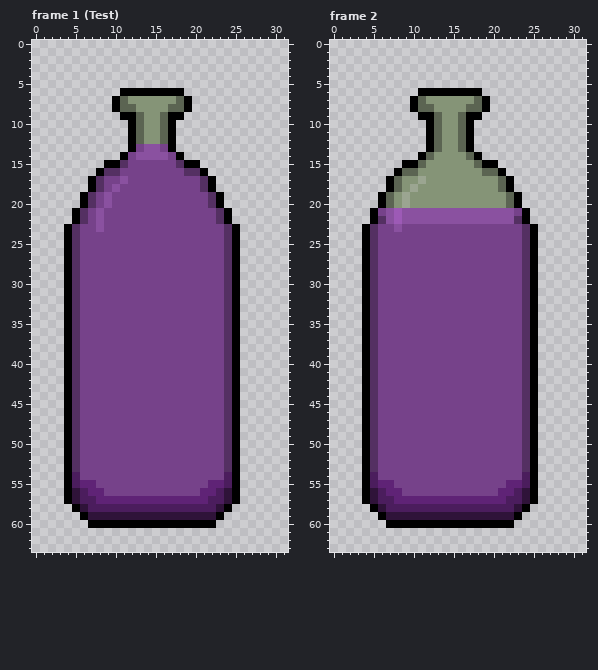
Pixel-art file, stored at assets/textures/bottle/bottle_glouglou.aseprite. This is how it looked before the edit.
32x64 pixels, 3 frames. Colours within 5 levels of each other are drawn and written as one. Shown: frame 1 (Test), frame 2. The commit also changed other frames, which this record leaves out.
After the commit:
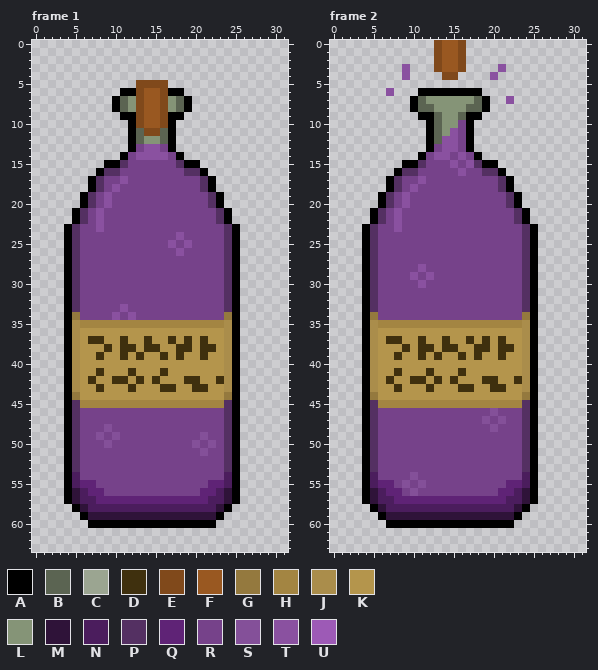
Palette (. is transparent): A #000000  B #5b6452  C #9ba591  D #3f300e  E #80491b  F #995821  G #94793e  H #a38542  J #aa8d4b  K #b4954c  L #859477  M #2f1339  N #4b1d5d  P #543062  Q #5f2376  R #76428a  S #845099  T #8a51a0  U #9d5ab6
Edits made:
Changed rows in their new state; - is an unchanged pixel.
Frame 1:
first column x 12:
 5 -EEEE-
 6 -EFFE-
 7 -EFFE-
 8 LEFFEL
 9 -EFFE-
10 -EFFE-
11 --EE--
first column x 17:
24 -T-
25 T-T
26 -T-
first column x 5:
33 ------T-------------
34 G----T-T-----------G
35 JHHHHHHHHHHHHHHHHHHJ
36 JKKKKKKKKKKKKKKKKKKJ
37 JKDDKKDKKDKKDKDKDKKJ
38 JKKKDKDDKDDKKDDKDDKJ
39 JKKDKKDKDKKDKDKKDKKJ
40 JKKKKKKKKKKKKKKKKKKJ
41 JKKDKKKDKKKDKKKKKKKJ
42 JKDKKDDKDKDKKKDDKKDJ
43 JKKDKKKDKKKDDKKDDKKJ
44 GKKKKKKKKKKKKKKKKKKG
45 -HHHHHHHHHHHHHHHHHH-
48 ----S---------------
49 ---S-S----------S---
50 ----S----------S-S--
51 ----------------S---
Frame 2:
first column x 6:
 0 -------EFFE-------
 1 -------EFFE-------
 2 -------EFFE-------
 3 ---T---EFFE----T--
 4 ---T----EE----T---
 6 -T----------------
 7 ----------------T-
10 ----------R-------
11 ---------TR-------
12 --------TTR-------
13 -------RTTR-------
14 ------RTTRTR------
15 -----PRRRTRTP-----
16 ---PPRRRRRTRRPP---
17 --PRRTRRRRRRRRRP--
18 --PRTRRRRRRRRRRP--
19 -PRTRRRRRRRRRRRRP-
20 -PRTRRRRRRRRRRRRP-
21 PRTRRRRRRRRRRRRRRP
22 -RTRRRRRRRRRRRRRR-
first column x 10:
28 -T-
29 T-T
30 -T-
first column x 5:
34 G------------------G
35 JHHHHHHHHHHHHHHHHHHJ
36 JKKKKKKKKKKKKKKKKKKJ
37 JKDDKKDKKDKKDKDKDKKJ
38 JKKKDKDDKDDKKDDKDDKJ
39 JKKDKKDKDKKDKDKKDKKJ
40 JKKKKKKKKKKKKKKKKKKJ
41 JKKDKKKDKKKDKKKKKKKJ
42 JKDKKDDKDKDKKKDDKKDJ
43 JKKDKKKDKKKDDKKDDKKJ
44 GKKKKKKKKKKKKKKKKKKG
45 -HHHHHHHHHHHHHHHHHH-
46 ---------------S----
47 --------------S-S---
48 ---------------S----
first column x 9:
54 -S-
55 S-S
56 -S-
Changed places in both pictures, as pixel boxes (x1, y1, x2, y2):
changed: (128, 80, 176, 136)
changed: (168, 232, 192, 256)
changed: (72, 304, 232, 456)
added: (386, 40, 514, 104)
changed: (378, 120, 522, 224)
changed: (370, 264, 530, 432)
changed: (402, 472, 426, 496)
